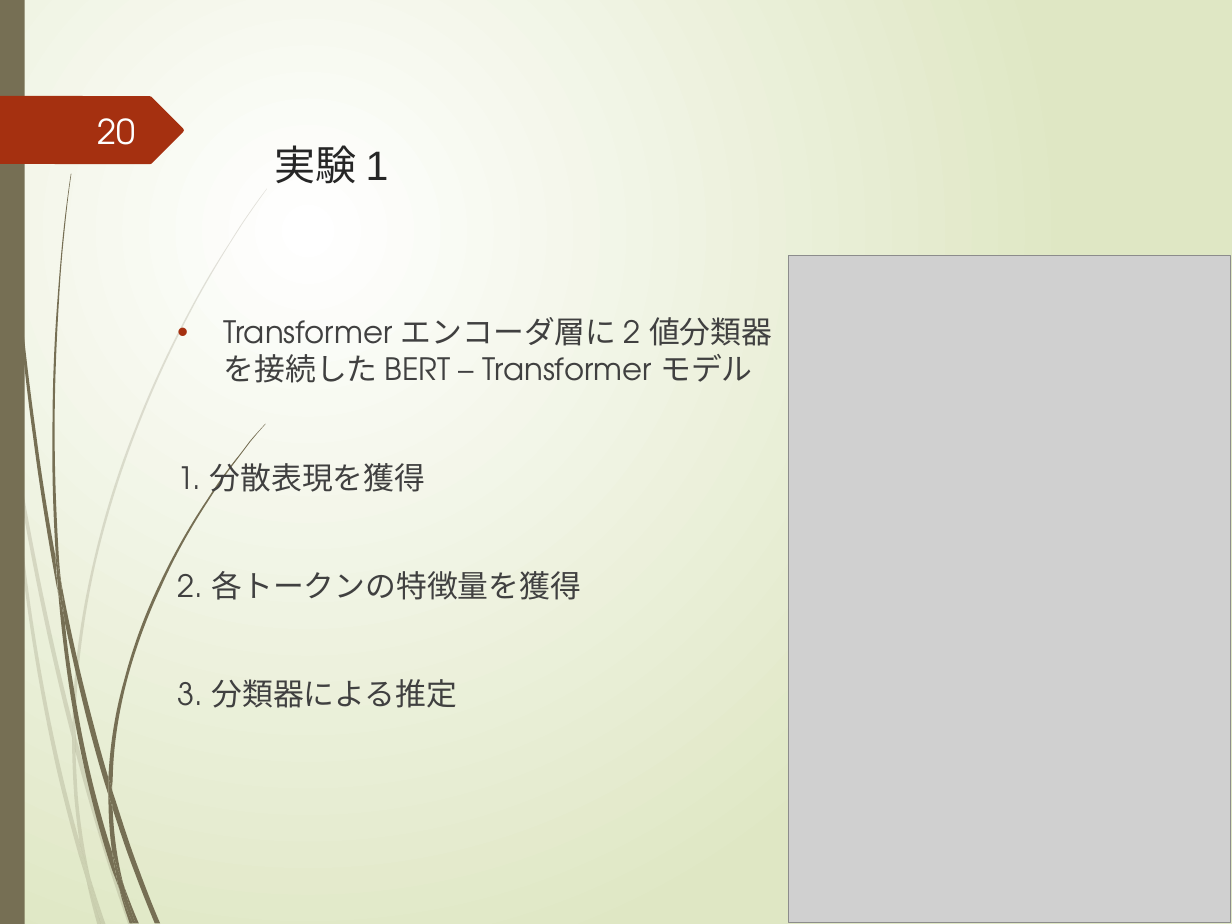
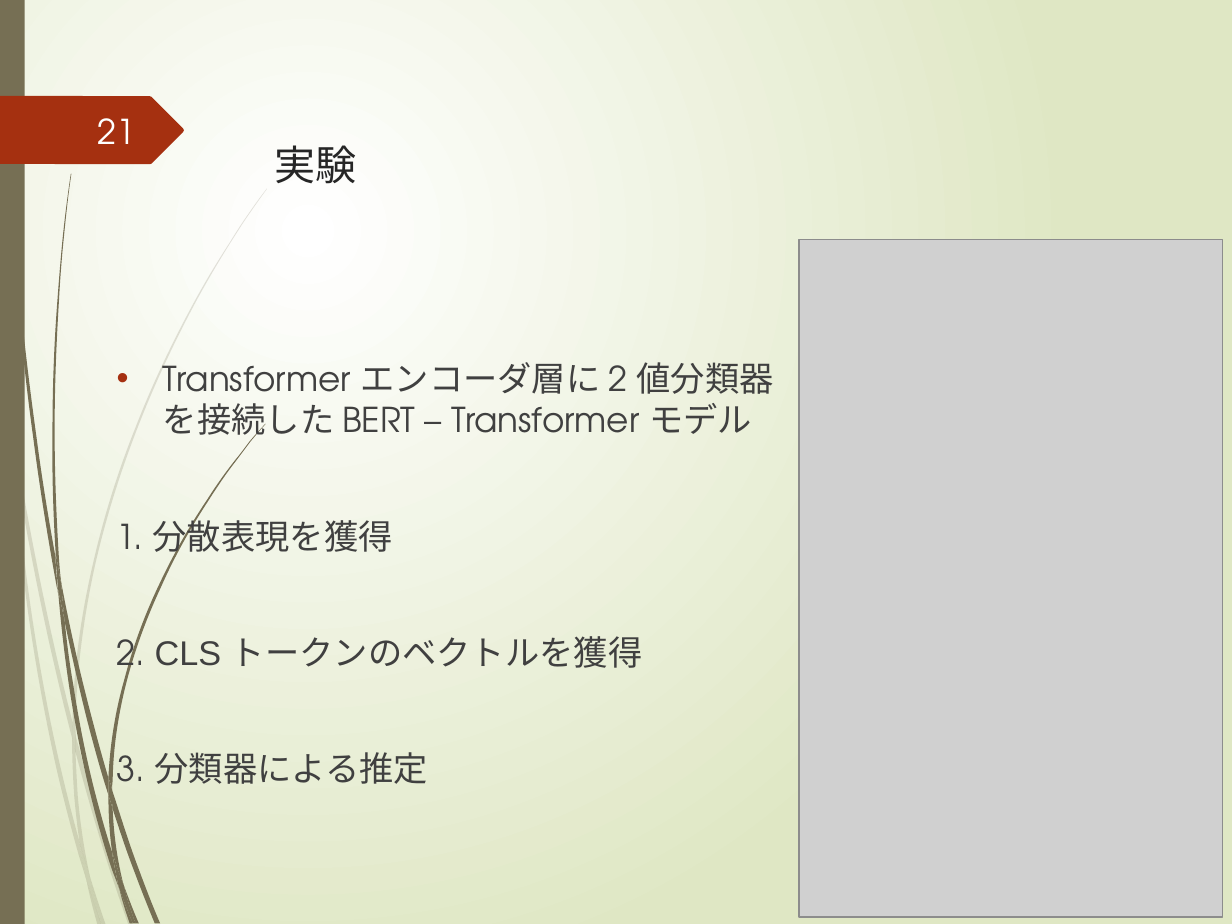
Before and after one commit to yuuki-kusumoto/kusumoto, a slide deck: slide 21 of 2021_prsn_2nd/後期研究発表会.pptx (slide 20 before the commit). Drawn at 1232x924 pixels with LibreOffice and Linux fonts; fonts in the diff are those of the drawing; grey boxes stand for pictures. Boxes give left, top, right and bottom in pixels: in the first picture for what was removed or moved away, otherwise in the second. Text is boxed around its words. In the diff, an @@ line names an element or a change of style, - is before the commit and + after.

```diff
--- a/2021_prsn_2nd/後期研究発表会.pptx
+++ b/2021_prsn_2nd/後期研究発表会.pptx
@@ page number at (97, 118, 135, 144): text changed @@
-20
+21
@@ title at (274, 145, 356, 184): text changed @@
-実験 1
+実験
@@ picture: place and size @@
-picture at (788, 255, 1231, 923)
+picture at (800, 240, 1223, 918)
@@ text "Transformer エンコーダ層に 2 値分類器 を接続した ...": place and size @@
-text "Transformer エンコーダ層に 2 値分類器 を接続した ..." at (177, 317, 772, 708)
+text "Transformer エンコーダ層に 2 値分類器 を接続した ..." at (117, 362, 774, 784)
@@ text at (117, 362, 774, 784): size 18 to 20 pt in "Transformer エンコーダ層に 2 値分類器 を接続した BERT – ...", "1. 分散表現を獲得", "3. 分類器による推定" @@
@@ text at (117, 629, 642, 682): text changed; size 18 to 20 pt; font TeX Gyre Adventor to Arial @@
-2. 各トークンの特徴量を獲得
+2. CLS トークンのベクトルを獲得
```
Also in this commit, not shown: 12 other slides changed, 5 slides added, 2 slides removed.
